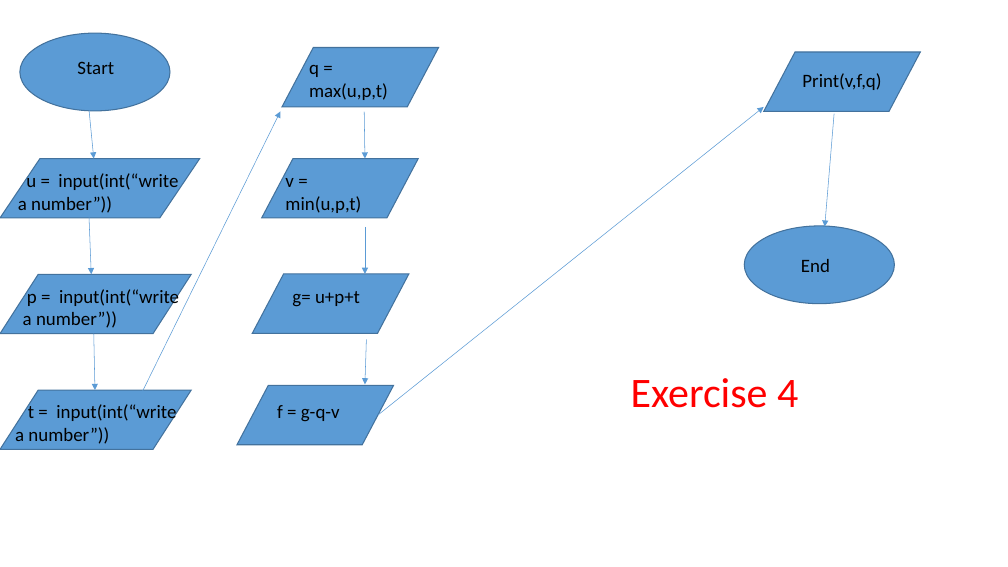
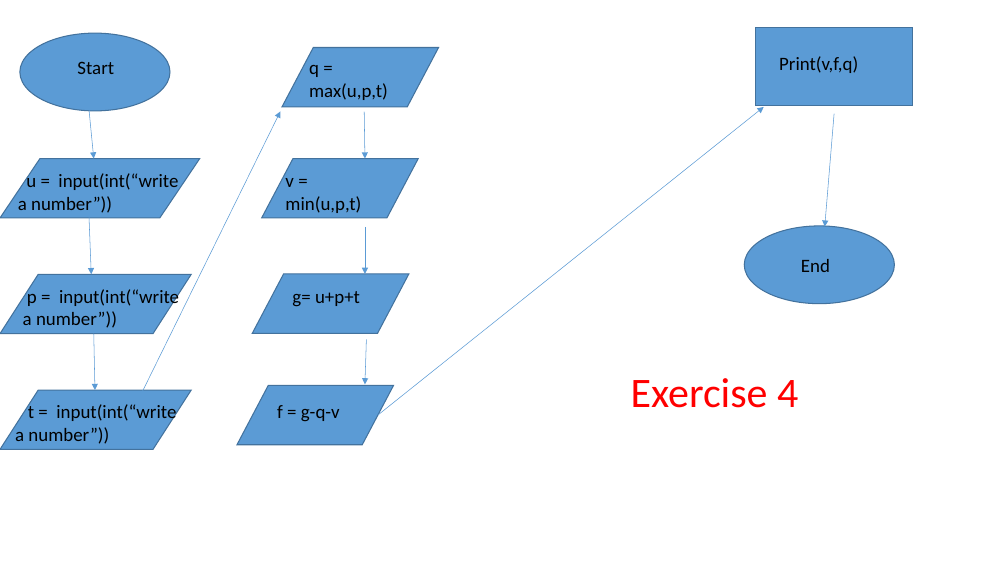
Before and after one commit to bigdaddyjeff/JeffreyCSC102, a slide deck: slide 5 of flowchart.pptx. Drawn at 1008x567 pixels with LibreOffice and Linux fonts; fonts in the diff are those of the drawing. Boxes give left, top, right and bottom in pixels: in the first picture for what was removed or moved away, otherwise in the second. Text is boxed around its words. In the diff, an @@ line names an element or a change of style, - is before the commit and + after.

```diff
--- a/flowchart.pptx
+++ b/flowchart.pptx
@@ rectangle added at (756, 27, 913, 106), fill #5B9BD5, outline #43739E 1 pt @@
@@ flow chart input output removed at (764, 52, 920, 112) @@
@@ text "Print(v,f,q)": place and size @@
-text "Print(v,f,q)" at (802, 73, 881, 90)
+text "Print(v,f,q)" at (779, 56, 858, 73)
```
Also in this commit, not shown: 1 other slide changed.
